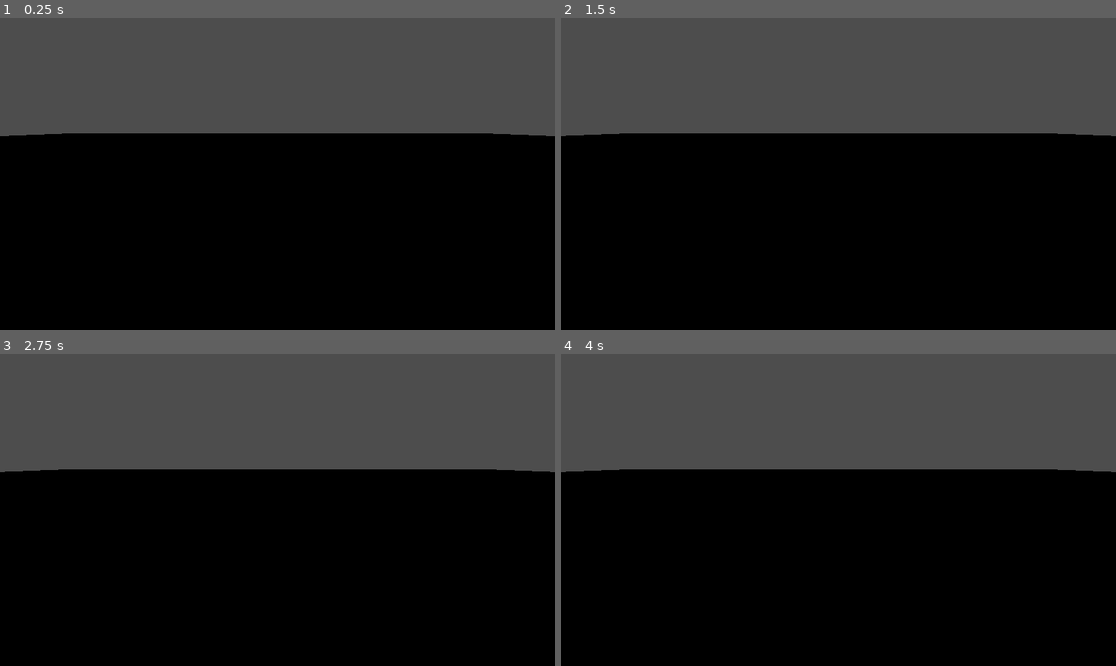
Above: before the commit, frames 1-4 (two rows, left to right).
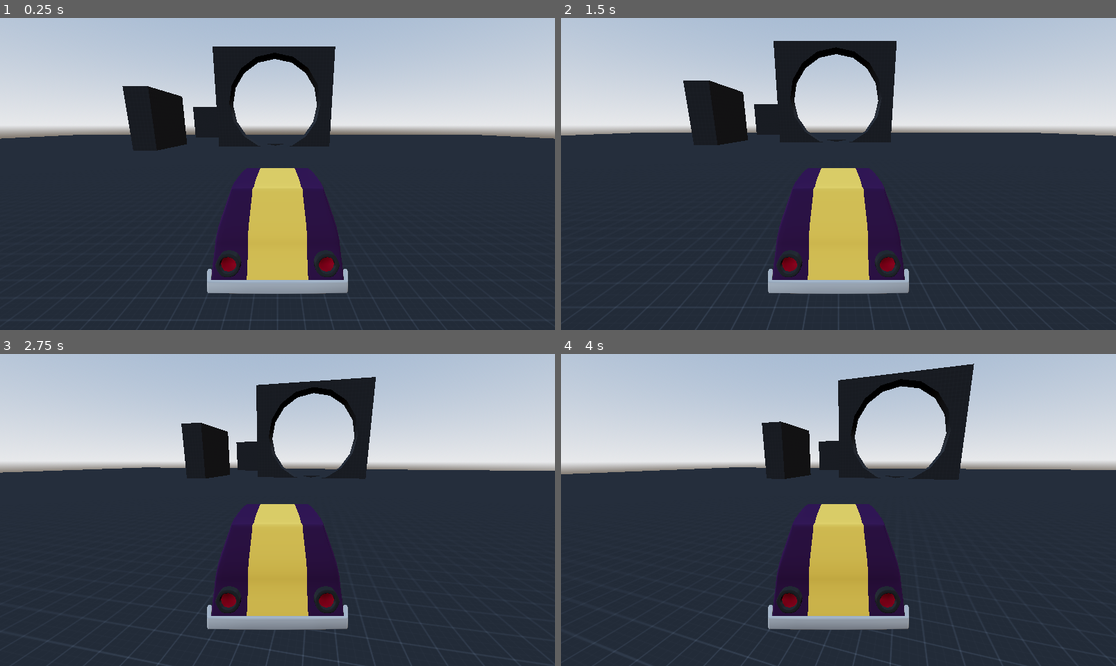
Above: after the commit, the same moments.

Repository: wridzer/CarGoBeepBeep
Game: Godot game, scene res://Scenes/main.tscn
The game is run twice, just before and just after one commit, with the same random seed, the same clock (stepped at 60 frames per second) and the same inputs.
Inputs:
- Up to frame 1 (0.25 s): no input
- Up to frame 2 (1.5 s): hold D (right, bound only after the commit) 0.53-1.28 s; tap Enter at 1.25 s; hold S (down, bound only after the commit) from 1.28 s (still down)
- Up to frame 3 (2.75 s): release S (down, bound only after the commit) at 2.03 s; hold D (right, bound only after the commit) from 2.03 s (still down)
- Up to frame 4 (4 s): release D (right, bound only after the commit) at 2.78 s; hold W (up, bound only after the commit) 2.78-3.53 s; hold A (left, bound only after the commit) from 3.53 s (still down)

The runs differ from the first frame. In frame 1, 100% of the frame differs, in the area x 0-100%, y 0-100%; in frame 2, 100%; in frame 3, 100%; in frame 4, 100%.

Commit message:
test level and driving car

Diff:
--- /dev/null
+++ b/Art/grid_material.tres
@@ -0,0 +1,9 @@
+[gd_resource type="StandardMaterial3D" load_steps=2 format=3 uid="uid://c7lf4x46ewesy"]
+
+[ext_resource type="Texture2D" uid="uid://c1hwanvop41yj" path="res://Art/texture_01.png" id="1_67ly7"]
+
+[resource]
+resource_name = "grid_material"
+albedo_texture = ExtResource("1_67ly7")
+uv1_triplanar = true
+uv1_world_triplanar = true
--- a/Scenes/car.tscn
+++ b/Scenes/car.tscn
@@ -1,56 +1,57 @@
-[gd_scene load_steps=6 format=3 uid="uid://1pqttcncunn0"]
+[gd_scene load_steps=7 format=3 uid="uid://1pqttcncunn0"]
 
+[ext_resource type="Script" uid="uid://cgwcpyvhmcmag" path="res://Scripts/car_controller.gd" id="1_u41r7"]
 [ext_resource type="ArrayMesh" uid="uid://dnc5d3wk52u7j" path="res://Art/auto_meshes/Cube_007.res" id="1_yi23e"]
 [ext_resource type="ArrayMesh" uid="uid://faviqnahqw4y" path="res://Art/auto_meshes/Cylinder_028.res" id="2_u41r7"]
 [ext_resource type="ArrayMesh" uid="uid://dxu0hal544rql" path="res://Art/auto_meshes/Cylinder_027.res" id="3_aky6y"]
 [ext_resource type="ArrayMesh" uid="uid://cyamd68dlu2pb" path="res://Art/auto_meshes/Cylinder_026.res" id="4_aqss3"]
 
 [sub_resource type="BoxShape3D" id="BoxShape3D_yi23e"]
-size = Vector3(2.25171, 1.50854, 3.26929)
+size = Vector3(2.25171, 1.50735, 3.26929)
 
-[node name="Car" type="Node3D"]
+[node name="Car" type="VehicleBody3D"]
+script = ExtResource("1_u41r7")
 
-[node name="VehicleBody3D" type="VehicleBody3D" parent="."]
-engine_force = 333.91
-brake = 24.45
-steering = 0.292343
-
-[node name="MeshInstance3D" type="MeshInstance3D" parent="VehicleBody3D"]
+[node name="MeshInstance3D" type="MeshInstance3D" parent="."]
 transform = Transform3D(-4.37114e-08, 0, 1, 0, 1, 0, -1, 0, -4.37114e-08, 0, 0, 0)
 mesh = ExtResource("1_yi23e")
 
-[node name="FR" type="VehicleWheel3D" parent="VehicleBody3D"]
-transform = Transform3D(-1, 0, -8.74228e-08, 0, 1, 0, 8.74228e-08, 0, -1, -0.91, -0.738473, -0.364482)
-brake = 24.45
+[node name="CollisionShape3D" type="CollisionShape3D" parent="."]
+transform = Transform3D(1, 0, 0, 0, 1, 0, 0, 0, 1, -0.0104807, 0.0181846, -0.000616968)
+shape = SubResource("BoxShape3D_yi23e")
 
-[node name="MeshInstance3D" type="MeshInstance3D" parent="VehicleBody3D/FR"]
+[node name="FR" type="VehicleWheel3D" parent="."]
+transform = Transform3D(-1, 0, -8.74228e-08, 0, 1, 0, 8.74228e-08, 0, -1, -0.91, -0.742204, -0.364482)
+use_as_steering = true
+wheel_radius = 0.295
+
+[node name="MeshInstance3D" type="MeshInstance3D" parent="FR"]
 transform = Transform3D(-4.37114e-08, 0, 1, 0, 1, 0, -1, 0, -4.37114e-08, 0, 0, 0)
 mesh = ExtResource("2_u41r7")
 
-[node name="FL" type="VehicleWheel3D" parent="VehicleBody3D"]
-transform = Transform3D(-1, 0, -8.74228e-08, 0, 1, 0, 8.74228e-08, 0, -1, 0.91, -0.738, -0.364596)
-brake = 24.45
+[node name="FL" type="VehicleWheel3D" parent="."]
+transform = Transform3D(-1, 0, -8.74228e-08, 0, 1, 0, 8.74228e-08, 0, -1, 0.91, -0.741731, -0.364596)
+use_as_steering = true
+wheel_radius = 0.295
 
-[node name="MeshInstance3D" type="MeshInstance3D" parent="VehicleBody3D/FL"]
+[node name="MeshInstance3D" type="MeshInstance3D" parent="FL"]
 transform = Transform3D(-4.37114e-08, 0, 1, 0, 1, 0, -1, 0, -4.37114e-08, 0, 0, 0)
 mesh = ExtResource("3_aky6y")
 
-[node name="RR" type="VehicleWheel3D" parent="VehicleBody3D"]
-transform = Transform3D(-1, 0, -8.74228e-08, 0, 1, 0, 8.74228e-08, 0, -1, -0.91, -0.738473, 1.01207)
-brake = 24.45
+[node name="RR" type="VehicleWheel3D" parent="."]
+transform = Transform3D(-1, 0, -8.74228e-08, 0, 1, 0, 8.74228e-08, 0, -1, -0.91, -0.742204, 1.01207)
+use_as_traction = true
+wheel_radius = 0.295
 
-[node name="MeshInstance3D" type="MeshInstance3D" parent="VehicleBody3D/RR"]
+[node name="MeshInstance3D" type="MeshInstance3D" parent="RR"]
 transform = Transform3D(-4.37114e-08, 0, 1, 0, 1, 0, -1, 0, -4.37114e-08, 0, 0, 0)
 mesh = ExtResource("4_aqss3")
 
-[node name="RL" type="VehicleWheel3D" parent="VehicleBody3D"]
-transform = Transform3D(-1, 0, -8.74228e-08, 0, 1, 0, 8.74228e-08, 0, -1, 0.91, -0.738, 1.0124)
-brake = 24.45
+[node name="RL" type="VehicleWheel3D" parent="."]
+transform = Transform3D(-1, 0, -8.74228e-08, 0, 1, 0, 8.74228e-08, 0, -1, 0.91, -0.741731, 1.0124)
+use_as_traction = true
+wheel_radius = 0.295
 
-[node name="MeshInstance3D" type="MeshInstance3D" parent="VehicleBody3D/RL"]
+[node name="MeshInstance3D" type="MeshInstance3D" parent="RL"]
 transform = Transform3D(-4.37114e-08, 0, 1, 0, 1, 0, -1, 0, -4.37114e-08, 0, 0, 0)
 mesh = ExtResource("3_aky6y")
-
-[node name="CollisionShape3D" type="CollisionShape3D" parent="VehicleBody3D"]
-transform = Transform3D(1, 0, 0, 0, 1, 0, 0, 0, 1, -0.010376, 0.0118408, -0.000610352)
-shape = SubResource("BoxShape3D_yi23e")
--- a/Scenes/level.tscn
+++ b/Scenes/level.tscn
@@ -1,22 +1,37 @@
-[gd_scene load_steps=4 format=3 uid="uid://5nllb4vf3d6n"]
+[gd_scene load_steps=2 format=3 uid="uid://5nllb4vf3d6n"]
 
-[sub_resource type="StandardMaterial3D" id="StandardMaterial3D_51e2h"]
-albedo_color = Color(0.247059, 0.462745, 0.247059, 1)
-
-[sub_resource type="PlaneMesh" id="PlaneMesh_51e2h"]
-material = SubResource("StandardMaterial3D_51e2h")
-
-[sub_resource type="HeightMapShape3D" id="HeightMapShape3D_51e2h"]
+[ext_resource type="Material" uid="uid://c7lf4x46ewesy" path="res://Art/grid_material.tres" id="1_tumq0"]
 
 [node name="Level" type="Node3D"]
 
-[node name="MeshInstance3D" type="MeshInstance3D" parent="."]
-transform = Transform3D(50, 0, 0, 0, 50, 0, 0, 0, 50, 0, -0.01, 0)
-mesh = SubResource("PlaneMesh_51e2h")
+[node name="CSGCombiner3D" type="CSGCombiner3D" parent="."]
+transform = Transform3D(10, 0, 0, 0, 10, 0, 0, 0, 10, 0, 0, 0)
+use_collision = true
 
-[node name="StaticBody3D" type="StaticBody3D" parent="MeshInstance3D"]
-transform = Transform3D(0.02, 0, 0, 0, 0.02, 0, 0, 0, 0.02, 0, 0.0002, 0)
+[node name="CSGBox3D" type="CSGBox3D" parent="CSGCombiner3D"]
+transform = Transform3D(1, 0, 0, 0, 1, 0, 0, 0, 1, 0, -0.1, 0)
+size = Vector3(15, 0.1, 15)
+material = ExtResource("1_tumq0")
 
-[node name="CollisionShape3D" type="CollisionShape3D" parent="MeshInstance3D/StaticBody3D"]
-transform = Transform3D(50, 0, 0, 0, 50, 0, 0, 0, 50, 0, -0.01, 0)
-shape = SubResource("HeightMapShape3D_51e2h")
+[node name="CSGBox3D2" type="CSGBox3D" parent="CSGCombiner3D"]
+transform = Transform3D(1, 0, 0, 0, 1, 0, 0, 0, 1, -1.89414, 0.305529, -3)
+size = Vector3(0.338379, 1, 1)
+material = ExtResource("1_tumq0")
+
+[node name="CSGBox3D3" type="CSGBox3D" parent="CSGCombiner3D"]
+transform = Transform3D(-4.37114e-08, 0, -1, 0, 1, 0, 1, 0, -4.37114e-08, -1.89414, 0.305529, -5.80661)
+size = Vector3(0.338379, 1, 1)
+material = ExtResource("1_tumq0")
+
+[node name="CSGBox3D4" type="CSGBox3D" parent="CSGCombiner3D"]
+transform = Transform3D(1, 0, 0, 0, 1, 0, 0, 0, 1, -0.0539994, 0.565633, -3.1579)
+size = Vector3(1.84399, 1.76611, 0.297852)
+material = ExtResource("1_tumq0")
+
+[node name="CSGCylinder3D" type="CSGCylinder3D" parent="CSGCombiner3D"]
+transform = Transform3D(1, 0, 0, 0, -4.37114e-08, 1, 0, -1, -4.37114e-08, -0.0420656, 0.639357, -3.19826)
+operation = 2
+radius = 0.727539
+height = 0.807617
+sides = 16
+material = ExtResource("1_tumq0")
--- a/Scenes/main.tscn
+++ b/Scenes/main.tscn
@@ -1,11 +1,97 @@
-[gd_scene load_steps=3 format=3 uid="uid://s7egikekkvvq"]
+[gd_scene load_steps=12 format=3 uid="uid://s7egikekkvvq"]
 
 [ext_resource type="PackedScene" uid="uid://bpm8knmsg21r8" path="res://Scenes/player.tscn" id="1_jjgbg"]
 [ext_resource type="PackedScene" uid="uid://5nllb4vf3d6n" path="res://Scenes/level.tscn" id="2_bo1nx"]
+[ext_resource type="Script" uid="uid://cgwcpyvhmcmag" path="res://Scripts/car_controller.gd" id="3_8gbba"]
+
+[sub_resource type="ProceduralSkyMaterial" id="ProceduralSkyMaterial_bo1nx"]
+
+[sub_resource type="Sky" id="Sky_8gbba"]
+sky_material = SubResource("ProceduralSkyMaterial_bo1nx")
+
+[sub_resource type="Environment" id="Environment_jjvhh"]
+background_mode = 2
+sky = SubResource("Sky_8gbba")
+ambient_light_source = 3
+ambient_light_color = Color(1, 1, 1, 1)
+ambient_light_energy = 2.0
+reflected_light_source = 2
+tonemap_mode = 3
+tonemap_exposure = 1.5
+ssr_enabled = true
+ssao_enabled = true
+ssil_enabled = true
+sdfgi_enabled = true
+volumetric_fog_enabled = true
+volumetric_fog_density = 0.0083
+
+[sub_resource type="CameraAttributesPractical" id="CameraAttributesPractical_kry3j"]
+auto_exposure_enabled = true
+
+[sub_resource type="BoxMesh" id="BoxMesh_jjvhh"]
+
+[sub_resource type="BoxShape3D" id="BoxShape3D_kry3j"]
+size = Vector3(1, 0.393555, 2.54688)
+
+[sub_resource type="StandardMaterial3D" id="StandardMaterial3D_21xkr"]
+albedo_color = Color(0.194349, 0.194349, 0.194349, 1)
+
+[sub_resource type="CylinderMesh" id="CylinderMesh_6bp64"]
+material = SubResource("StandardMaterial3D_21xkr")
 
 [node name="Main" type="Node3D"]
 
+[node name="Level" parent="." instance=ExtResource("2_bo1nx")]
+
+[node name="WorldEnvironment" type="WorldEnvironment" parent="."]
+environment = SubResource("Environment_jjvhh")
+camera_attributes = SubResource("CameraAttributesPractical_kry3j")
+
+[node name="VehicleBody3D" type="VehicleBody3D" parent="."]
+visible = false
+script = ExtResource("3_8gbba")
+
+[node name="MeshInstance3D" type="MeshInstance3D" parent="VehicleBody3D"]
+transform = Transform3D(1, 0, 0, 0, 0.355566, 0, 0, 0, 2.47281, 0, 0, 0)
+mesh = SubResource("BoxMesh_jjvhh")
+
+[node name="CollisionShape3D" type="CollisionShape3D" parent="VehicleBody3D"]
+shape = SubResource("BoxShape3D_kry3j")
+
+[node name="VehicleWheel3D" type="VehicleWheel3D" parent="VehicleBody3D"]
+transform = Transform3D(-1, 0, 8.74228e-08, 0, 1, 0, -8.74228e-08, 0, -1, 0.776685, 0, -0.812463)
+use_as_steering = true
+
+[node name="MeshInstance3D" type="MeshInstance3D" parent="VehicleBody3D/VehicleWheel3D"]
+transform = Transform3D(-4.37114e-08, -0.2, 8.74228e-08, 1, -8.74228e-09, -8.74228e-08, 8.74228e-08, 1.74846e-08, 1, 0, 0, 0)
+mesh = SubResource("CylinderMesh_6bp64")
+
+[node name="VehicleWheel3D2" type="VehicleWheel3D" parent="VehicleBody3D"]
+transform = Transform3D(-1, 0, 8.74228e-08, 0, 1, 0, -8.74228e-08, 0, -1, 0.776685, 0, 1.08058)
+use_as_traction = true
+
+[node name="MeshInstance3D" type="MeshInstance3D" parent="VehicleBody3D/VehicleWheel3D2"]
+transform = Transform3D(-4.37114e-08, -0.2, 8.74228e-08, 1, -8.74228e-09, -8.74228e-08, 8.74228e-08, 1.74846e-08, 1, 0, 0, 0)
+mesh = SubResource("CylinderMesh_6bp64")
+
+[node name="VehicleWheel3D3" type="VehicleWheel3D" parent="VehicleBody3D"]
+transform = Transform3D(-1, 0, 8.74228e-08, 0, 1, 0, -8.74228e-08, 0, -1, -0.777, 0, -0.812463)
+use_as_steering = true
+
+[node name="MeshInstance3D" type="MeshInstance3D" parent="VehicleBody3D/VehicleWheel3D3"]
+transform = Transform3D(-4.37114e-08, -0.2, 8.74228e-08, 1, -8.74228e-09, -8.74228e-08, 8.74228e-08, 1.74846e-08, 1, 0, 0, 0)
+mesh = SubResource("CylinderMesh_6bp64")
+
+[node name="VehicleWheel3D4" type="VehicleWheel3D" parent="VehicleBody3D"]
+transform = Transform3D(-1, 0, 8.74228e-08, 0, 1, 0, -8.74228e-08, 0, -1, -0.777, 0, 1.08058)
+use_as_traction = true
+
+[node name="MeshInstance3D" type="MeshInstance3D" parent="VehicleBody3D/VehicleWheel3D4"]
+transform = Transform3D(-4.37114e-08, -0.2, 8.74228e-08, 1, -8.74228e-09, -8.74228e-08, 8.74228e-08, 1.74846e-08, 1, 0, 0, 0)
+mesh = SubResource("CylinderMesh_6bp64")
+
+[node name="Camera3D" type="Camera3D" parent="VehicleBody3D"]
+transform = Transform3D(1, 0, 0, 0, 1, 0, 0, 0, 1, 0, 1.40176, 4.08055)
+
 [node name="Player" parent="." instance=ExtResource("1_jjgbg")]
-transform = Transform3D(1, 0, 0, 0, 1, 0, 0, 0, 1, 0, 1, 0)
-
-[node name="Level" parent="." instance=ExtResource("2_bo1nx")]
+transform = Transform3D(1, 0, 0, 0, 1, 0, 0, 0, 1, 0, 1.65679, 0)
--- a/Scenes/player.tscn
+++ b/Scenes/player.tscn
@@ -1,17 +1,11 @@
-[gd_scene load_steps=3 format=3 uid="uid://bpm8knmsg21r8"]
+[gd_scene load_steps=2 format=3 uid="uid://bpm8knmsg21r8"]
 
 [ext_resource type="PackedScene" uid="uid://1pqttcncunn0" path="res://Scenes/car.tscn" id="1_v0iea"]
-
-[sub_resource type="SeparationRayShape3D" id="SeparationRayShape3D_v0iea"]
 
 [node name="Player" type="Node3D"]
 
 [node name="Car" parent="." instance=ExtResource("1_v0iea")]
 
-[node name="SpringArm3D" type="SpringArm3D" parent="."]
-transform = Transform3D(-1, 0, -8.74228e-08, 2.26267e-08, 0.965926, -0.258819, 8.44439e-08, -0.258819, -0.965926, 0, 1.65375, 4.04237)
-shape = SubResource("SeparationRayShape3D_v0iea")
-spring_length = 3.0
-
-[node name="Camera3D" type="Camera3D" parent="SpringArm3D"]
-transform = Transform3D(-1, 2.81799e-08, -6.23479e-08, 1.40863e-08, 0.999657, -0.0261771, 6.30444e-08, -0.0261771, -0.999657, 0, 0, 0)
+[node name="Camera3D" type="Camera3D" parent="Car"]
+transform = Transform3D(1, -1.01426e-08, 1.50784e-07, -2.53375e-08, 0.97237, 0.233445, -1.48986e-07, -0.233445, 0.97237, 0, 1.65375, 4.04237)
+current = true
--- /dev/null
+++ b/Scripts/car_controller.gd
@@ -0,0 +1,8 @@
+extends VehicleBody3D
+
+@export var MAX_STEERING = 0.9
+@export var ENGINE_POWER = 300
+
+func _physics_process(delta: float) -> void:
+	steering = move_toward(steering, Input.get_axis("right", "left") * MAX_STEERING, delta * 10)
+	engine_force = Input.get_axis("down", "up") * ENGINE_POWER
--- a/project.godot
+++ b/project.godot
@@ -26,3 +26,30 @@
 "res://Scenes/": "teal",
 "res://Scripts/": "purple"
 }
+
+[input]
+
+up={
+"deadzone": 0.2,
+"events": [Object(InputEventKey,"resource_local_to_scene":false,"resource_name":"","device":-1,"window_id":0,"alt_pressed":false,"shift_pressed":false,"ctrl_pressed":false,"meta_pressed":false,"pressed":false,"keycode":0,"physical_keycode":87,"key_label":0,"unicode":119,"location":0,"echo":false,"script":null)
+]
+}
+down={
+"deadzone": 0.2,
+"events": [Object(InputEventKey,"resource_local_to_scene":false,"resource_name":"","device":-1,"window_id":0,"alt_pressed":false,"shift_pressed":false,"ctrl_pressed":false,"meta_pressed":false,"pressed":false,"keycode":0,"physical_keycode":83,"key_label":0,"unicode":115,"location":0,"echo":false,"script":null)
+]
+}
+left={
+"deadzone": 0.2,
+"events": [Object(InputEventKey,"resource_local_to_scene":false,"resource_name":"","device":-1,"window_id":0,"alt_pressed":false,"shift_pressed":false,"ctrl_pressed":false,"meta_pressed":false,"pressed":false,"keycode":0,"physical_keycode":65,"key_label":0,"unicode":97,"location":0,"echo":false,"script":null)
+]
+}
+right={
+"deadzone": 0.2,
+"events": [Object(InputEventKey,"resource_local_to_scene":false,"resource_name":"","device":-1,"window_id":0,"alt_pressed":false,"shift_pressed":false,"ctrl_pressed":false,"meta_pressed":false,"pressed":false,"keycode":0,"physical_keycode":68,"key_label":0,"unicode":100,"location":0,"echo":false,"script":null)
+]
+}
+
+[physics]
+
+3d/physics_engine="Jolt Physics"
Binary file added: Art/texture_01.png
Not shown, added: Art/texture_01.png.import
Not shown, added: Scripts/car_controller.gd.uid
